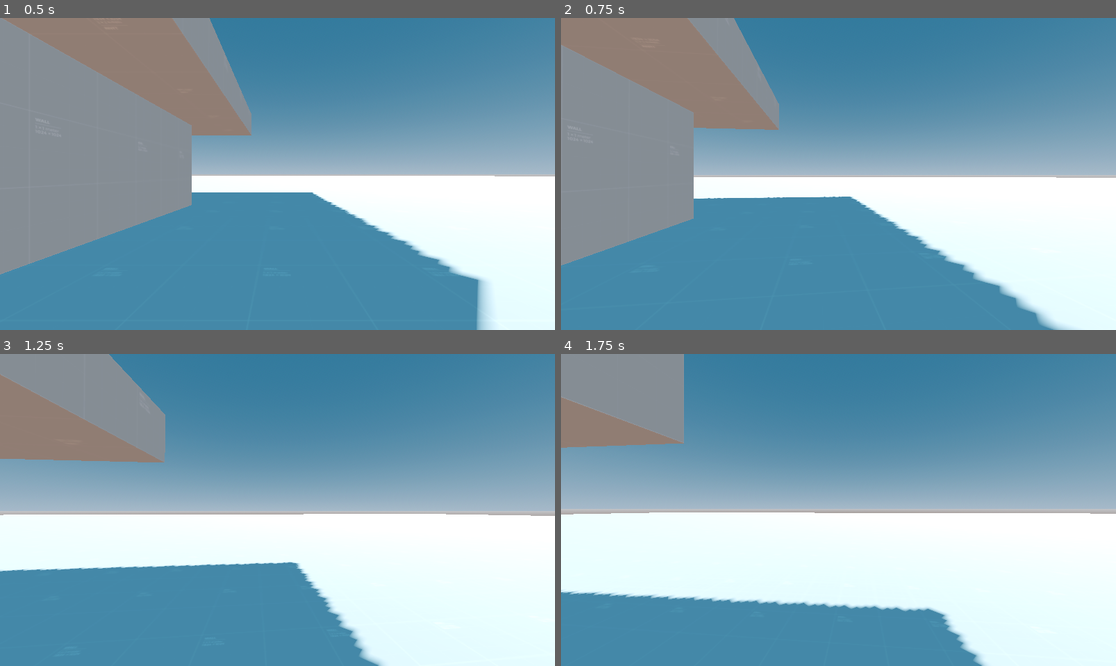
Above: before the commit, frames 1-4 (two rows, left to right).
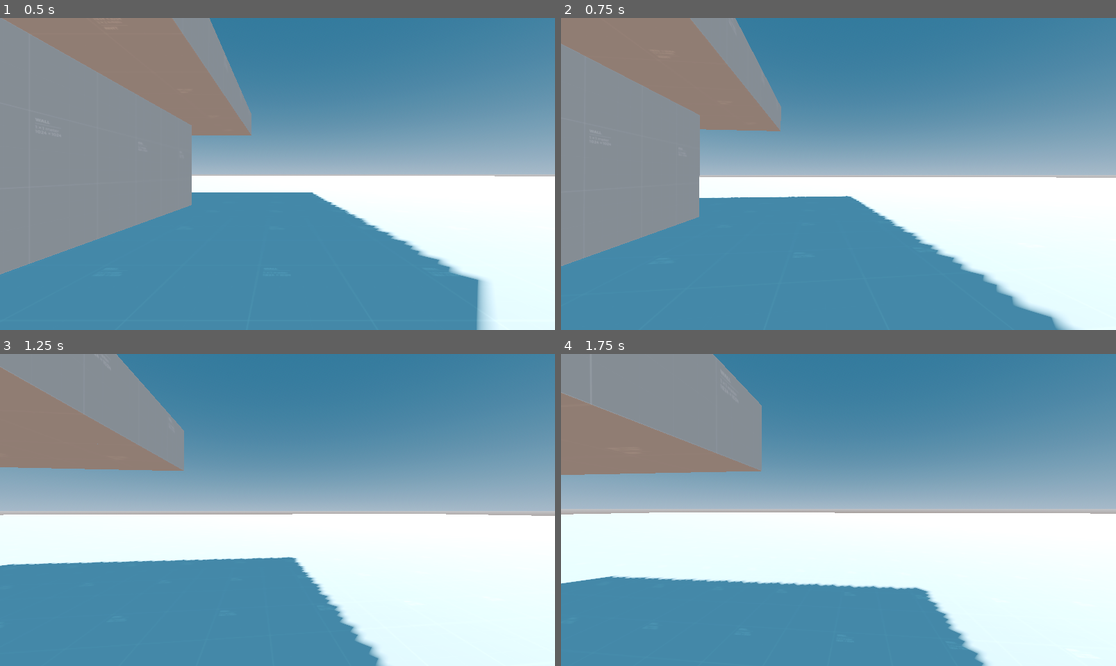
Above: after the commit, the same moments.

Repository: FlexTechDev/Tacticool
Game: Godot game, scene res://scene/testing/mechanics_playground.tscn
The game is run twice, just before and just after one commit, with the same random seed, the same clock (stepped at 60 frames per second) and the same inputs.
Inputs (mouse positions are in pixels of both pictures, inside the frame that each line leads up to):
- Up to frame 1 (0.5 s): no input
- Up to frame 2 (0.75 s): tap Enter at 0.5 s; move the mouse to (866, 174) at 0.52 s; hold W (up) from 0.53 s (still down); hold Shift (sprint) from 0.53 s (still down)
- Up to frame 3 (1.25 s): keep holding W (up); keep holding Shift (sprint); tap Space (jump) at 0.77, 0.8, 1.07 s
- Up to frame 4 (1.75 s): keep holding W (up); move the mouse to (810, 510) at 1.27 s; release Shift (sprint) at 1.28 s; tap Space (jump) at 1.35, 1.52 s; tap Shift (sprint) at 1.55 s

Frame 1 is identical in both runs. In frame 2, 1.3% of the frame differs, in the area x 0-92%, y 0-100%; in frame 3, 3.7%; in frame 4, 11%, in the area x 0-77%, y 0-100%.

Commit message:
vault

Diff:
--- a/assets/environment/default_environment.tres
+++ b/assets/environment/default_environment.tres
@@ -16,7 +16,6 @@
 ambient_light_source = 3
 reflected_light_source = 2
 tonemap_mode = 1
-sdfgi_enabled = true
 sdfgi_use_occlusion = true
 sdfgi_y_scale = 2
 glow_enabled = true
--- a/assets/profiles/player/default_player_movement_profile.tres
+++ b/assets/profiles/player/default_player_movement_profile.tres
@@ -8,7 +8,7 @@
 
 [resource]
 script = ExtResource("1_1cjjc")
-speed = 150.0
+speed = 7500.0
 jump_force = 5.0
 gravity = -9.8
 gravity_scale = 0.3
--- a/scene/player/player.tscn
+++ b/scene/player/player.tscn
@@ -13,12 +13,13 @@
 
 [node name="PlayerRoot" type="Node3D"]
 
-[node name="CharacterBody3D" type="CharacterBody3D" parent="." node_paths=PackedStringArray("camera", "camera_node")]
+[node name="CharacterBody3D" type="CharacterBody3D" parent="." node_paths=PackedStringArray("camera", "camera_node", "vault_raycast")]
 script = ExtResource("1_pp57v")
 camera_bob = ExtResource("2_jc2um")
 camera = NodePath("CameraBase/Camera3D")
 movement_settings = ExtResource("2_r8iwl")
 camera_node = NodePath("CameraBase")
+vault_raycast = NodePath("RayCast3D")
 
 [node name="CollisionShape3D" type="CollisionShape3D" parent="CharacterBody3D"]
 transform = Transform3D(0.4, 0, 0, 0, 0.4, 0, 0, 0, 0.4, 0, 0.427006, 0)
@@ -34,3 +35,7 @@
 
 [node name="Camera3D" type="Camera3D" parent="CharacterBody3D/CameraBase"]
 near = 0.001
+
+[node name="RayCast3D" type="RayCast3D" parent="CharacterBody3D"]
+transform = Transform3D(1, 0, 0, 0, 0.321621, -0.946868, 0, 0.946868, 0.321621, 0, 0.621784, -0.201527)
+target_position = Vector3(0, -0.5, 0)
--- a/scripts/player/movement/character_controller.gd
+++ b/scripts/player/movement/character_controller.gd
@@ -4,10 +4,13 @@
 
 @export var movement_settings: MovementProfile;
 @export var camera_node: Node3D;
+@export var vault_raycast: RayCast3D
+@export var vault_cutoff_point: float = 0.3;
 
 var last_movement_input_vector: Vector2
 var is_sliding: bool = false
 var sliding_time: float = 0;
+var current_vault_position: Vector3;
 
 func _physics_process(delta: float) -> void:
 	if(!is_on_floor()):
@@ -16,7 +19,7 @@
 	elif(velocity.y < 0 && is_on_floor()):
 		velocity.y = 0;
 
-func move(vector: Vector2, is_sprinting: bool) -> void:
+func move(vector: Vector2, is_sprinting: bool, delta: float) -> void:
 	if(!is_sprinting):
 		vector = vector.normalized();
 	elif(is_sprinting):
@@ -26,12 +29,19 @@
 			sliding_time = 0;
 			vector = vector.normalized() * movement_settings.sprint_magnifier;
 
-	velocity.x = vector.x * movement_settings.speed * get_process_delta_time();
-	velocity.z = vector.y * movement_settings.speed * get_process_delta_time();
+	velocity.x = vector.x * movement_settings.speed * get_process_delta_time() * delta;
+	velocity.z = vector.y * movement_settings.speed * get_process_delta_time() * delta;
 
 	last_movement_input_vector = vector;
 
 	is_sliding = false;
+
+func try_vault() -> Vector3:
+	if(vault_raycast.is_colliding() && vault_raycast.get_collision_normal() == Vector3(0, 1, 0)):
+		velocity = Vector3.ZERO;
+		return vault_raycast.get_collision_point();
+
+	return Vector3.ZERO;
 
 func slide(delta: float) -> void:
 	is_sliding = true;
--- a/scripts/player/movement/movement_profile.gd
+++ b/scripts/player/movement/movement_profile.gd
@@ -2,9 +2,9 @@
 
 class_name MovementProfile
 
-@export var speed: float = 1000;
-@export var jump_force: float = 10;
+@export var speed: float = 7500;
+@export var jump_force: float = 5;
 @export var gravity: float = -9.8;
-@export var gravity_scale: float = 0.1;
+@export var gravity_scale: float = 0.3;
 @export var sprint_magnifier: float = 1.5;
 @export var slide_speed_dropoff: Curve;
--- a/scripts/player/movement/player_controller.gd
+++ b/scripts/player/movement/player_controller.gd
@@ -25,8 +25,17 @@
 
 	if(Input.is_action_just_pressed("jump") && is_on_floor()):
 		jump();
+	elif(Input.is_action_pressed("jump") && !is_on_floor() && try_vault() != Vector3.ZERO):
+		current_vault_position = try_vault();
 
-	move(input_vector.rotated(-rotation.y), Input.is_action_pressed("sprint"));
+	if(current_vault_position != null && current_vault_position != Vector3.ZERO):
+		velocity = Vector3.ZERO;
+		global_position = global_position.lerp(current_vault_position, delta * 3);
+
+		if(global_position.distance_to(current_vault_position) <= vault_cutoff_point):
+			current_vault_position = Vector3.ZERO;
+
+	move(input_vector.rotated(-rotation.y), Input.is_action_pressed("sprint"), delta);
 
 	if(Input.is_action_pressed("sprint")):
 		time += delta;
